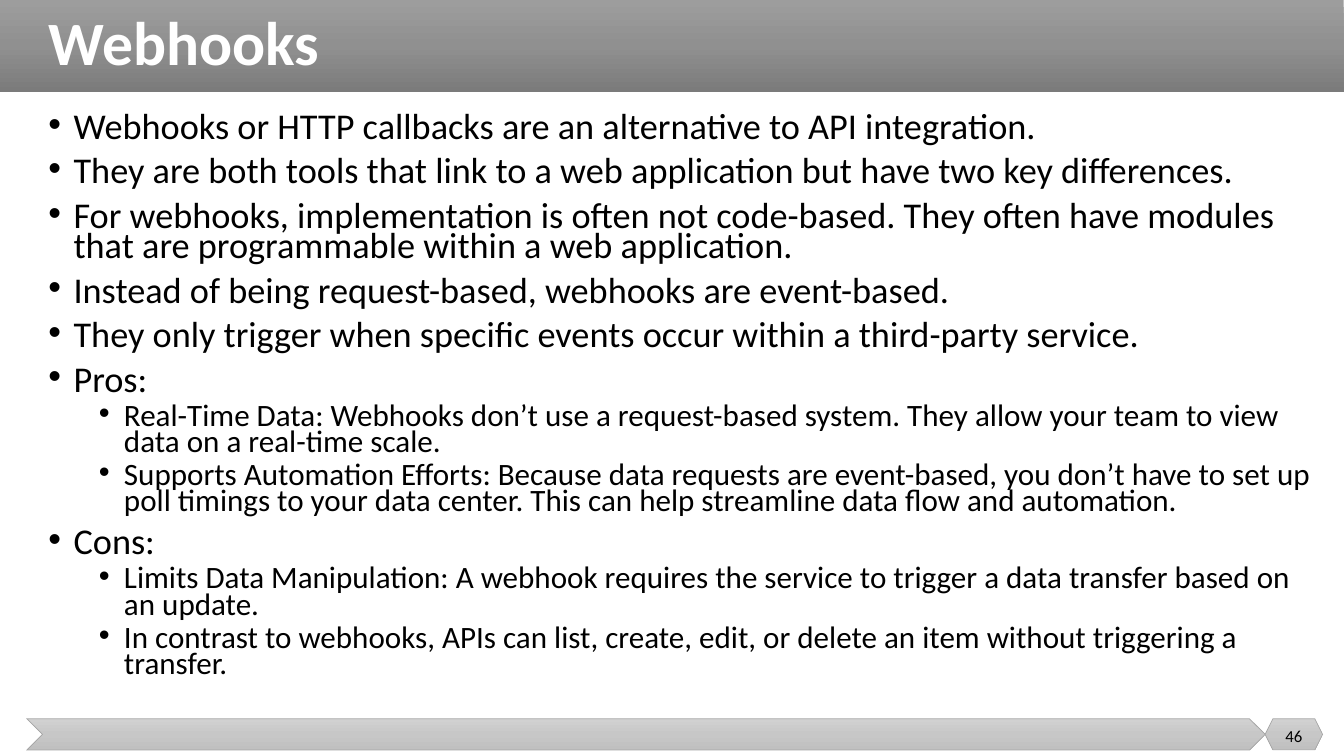
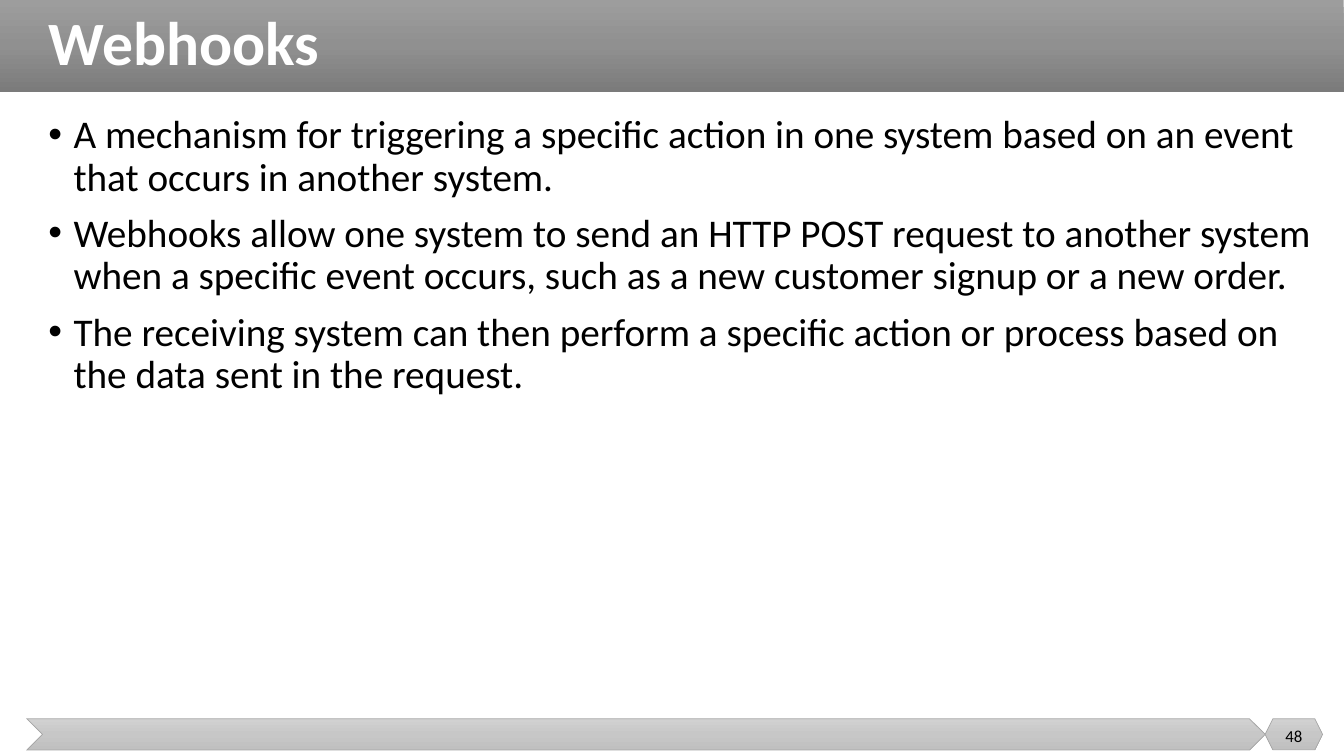
Before and after one commit to malenezi/malenezi, a slide deck: slide 48 of SE495/Lectures/1-Introduction/Introduction.pptx (slide 46 before the commit). Drawn at 1344x756 pixels with LibreOffice and Linux fonts; fonts in the diff are those of the drawing. Boxes give left, top, right and bottom in pixels: in the first picture for what was removed or moved away, otherwise in the second. Text is boxed around its words. In the diff, an @@ line names an element or a change of style, - is before the commit and + after.

```diff
--- a/SE495/Lectures/1-Introduction/Introduction.pptx
+++ b/SE495/Lectures/1-Introduction/Introduction.pptx
@@ text at (74, 120, 1310, 395): text changed; size 22.2 to 28 pt @@
-• Webhooks or HTTP callbacks are an alternative to API integration.
-• They are both tools that link to a web application but have two key differences.
-• For webhooks, implementation is often not code-based. They often have modules that are programmable within a web application.
-• Instead of being request-based, webhooks are event-based.
-• They only trigger when specific events occur within a third-party service.
-• Pros:
-  • Real-Time Data: Webhooks don’t use a request-based system. They allow your team to view data on a real-time scale.
-  • Supports Automation Efforts: Because data requests are event-based, you don’t have to set up poll timings to your data center. This can help streamline data flow and automation.
-• Cons:
-  • Limits Data Manipulation: A webhook requires the service to trigger a data transfer based on an update.
-  • In contrast to webhooks, APIs can list, create, edit, or delete an item without triggering a transfer.
+• A mechanism for triggering a specific action in one system based on an event that occurs in another system.
+• Webhooks allow one system to send an HTTP POST request to another system when a specific event occurs, such as a new customer signup or a new order.
+• The receiving system can then perform a specific action or process based on the data sent in the request.
@@ page number at (1285, 730, 1302, 742): text changed @@
-46
+48
```
Also in this commit, not shown: 14 other slides changed, 17 slides added, 14 slides removed, 2 other files.
